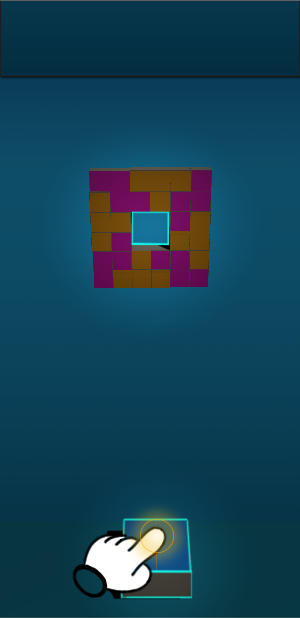
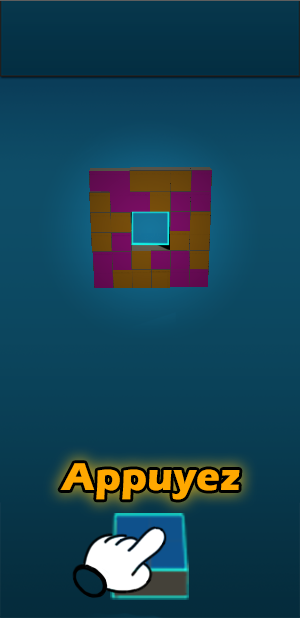
The second 300 × 618 image is a revision of the first. Changes to its layers:
added layer "Appuyez" in group "Groupe 1" over [60,463,240,500]
moved "Calque 5 copie" above "Ellipse 1 copie" over [72,526,167,599]
hid "Ellipse 1 copie" over [140,519,174,553]
added layer "carré copie" in group "Groupe 1" over [110,513,189,600]
added layer "Calque 4 copie" in group "Groupe 1" over [112,515,189,598]
moved "carré" above "Calque 4", painted on it over [119,518,193,600]
moved "Calque 4" above "Forme 3 copie 3", painted on it over [122,520,192,597]
painted on "light" over [62,464,255,618]
painted on "BackgroundInGame", unmasked it over [0,447,300,618]
painted on "Calque 0", masked it over [0,447,300,618]
